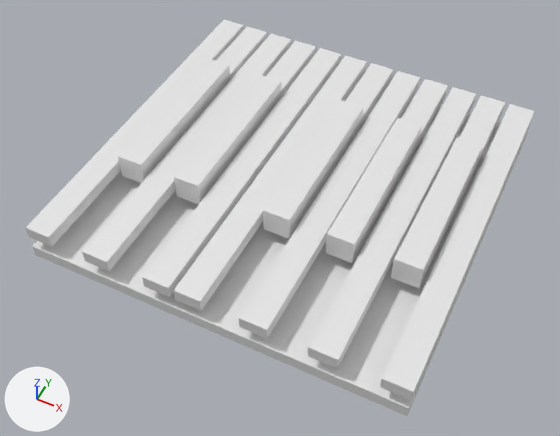
Before and after pictures for a commit that changed the Blender file design/model2.blend.
Both versions are drawn from a 50 mm lens placed at (15.79, -11.88, 21.77), pointed at (7.04, 5.61, -0.09). Arrows for +X, +Y and +Z are at lower left; the lights stay in place. The picture after the commit comes second.

Before the edit, the objects in view are built like this:
```python
ob_cube = bpy.data.objects.new('Cube', me_cube)
ob_cube.location = (0.0, 0.0, 1.0)
ob_cube_001 = bpy.data.objects.new('Cube.001', me_cube_001)
ob_cube_001.location = (2.4, 0.0, 1.0)
ob_cube_002 = bpy.data.objects.new('Cube.002', me_cube_002)
ob_cube_002.location = (4.8, 0.0, 1.0)
ob_cube_003 = bpy.data.objects.new('Cube.003', me_cube_003)
ob_cube_003.location = (6.0, 0.0, 1.0)
ob_cube_004 = bpy.data.objects.new('Cube.004', me_cube_004)
ob_cube_004.location = (8.4, 0.0, 1.0)
ob_cube_005 = bpy.data.objects.new('Cube.005', me_cube_005)
ob_cube_005.location = (10.8, 0.0, 1.0)
ob_cube_006 = bpy.data.objects.new('Cube.006', me_cube_006)
ob_cube_006.location = (13.2, 0.0, 1.0)
ob_cube_008 = bpy.data.objects.new('Cube.008', me_cube_008)
ob_cube_008.location = (1.2, 4.0, 1.0)
ob_cube_010 = bpy.data.objects.new('Cube.010', me_cube_008)
ob_cube_010.location = (7.2, 4.0, 1.0)
# also in view: 'Cube.011' at (10.1, 9.0, 1.5); 'Cube.009' at (4.1, 9.0, 1.5); 'Cube.013' at (7.1, 7.0, 0.25); 'Cube.012' at (12.5, 9.0, 1.5)
```
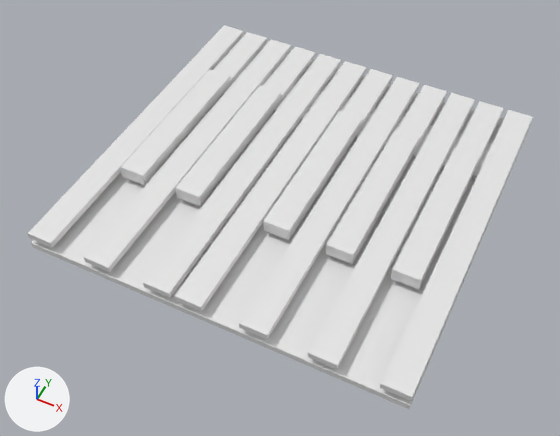
Where the newer file only moved an object's origin or applied its transform, the numbers keep the older frame.

What differs and where, as boxes [x1, y1, x2, y2] in the pictures (560 x 436 px):
'Cube.013', moved, rescaled
    before: [32, 88, 529, 416]
    after: [31, 39, 530, 409]
'Cube.006', moved, rescaled
    before: [380, 104, 535, 400]
    after: [380, 110, 533, 401]
'Cube.005', moved, rescaled
    before: [308, 87, 476, 368]
    after: [308, 93, 475, 369]
'Cube.004', moved, rescaled
    before: [239, 71, 421, 339]
    after: [239, 77, 419, 340]
'Cube.003', moved, rescaled
    before: [173, 55, 367, 311]
    after: [174, 61, 367, 312]
'Cube.002', moved, rescaled
    before: [142, 48, 341, 297]
    after: [144, 54, 341, 298]
'Cube.001', moved, rescaled
    before: [82, 34, 291, 271]
    after: [84, 39, 291, 272]
'Cube', moved, rescaled
    before: [26, 20, 243, 247]
    after: [27, 25, 244, 248]
'Cube.009', moved, rescaled
    before: [174, 41, 316, 205]
    after: [176, 46, 316, 206]
'Cube.010', moved, rescaled
    before: [263, 63, 394, 239]
    after: [263, 69, 393, 240]
'Cube.008', moved, rescaled
    before: [118, 26, 267, 183]
    after: [120, 32, 267, 185]
'Cube.011', moved, rescaled
    before: [326, 79, 448, 263]
    after: [325, 85, 447, 264]
'Cube.012', moved, rescaled
    before: [391, 95, 505, 288]
    after: [391, 101, 503, 289]

The edits, one by one:
Object 'Cube' (ob_cube) moves from (0.0, 0.0, 1.0) to (0.0, 0.0, 0.95).
Object 'Cube' (ob_cube) is rescaled from (1.0, 1.0, 1.0) to (1.0, 1.0, 0.5).
Object 'Cube.001' (ob_cube_001) moves from (2.4, 0.0, 1.0) to (2.4, 0.0, 0.95).
Object 'Cube.001' (ob_cube_001) is rescaled from (1.0, 1.0, 1.0) to (1.0, 1.0, 0.5).
Object 'Cube.002' (ob_cube_002) moves from (4.8, 0.0, 1.0) to (4.8, 0.0, 0.95).
Object 'Cube.002' (ob_cube_002) is rescaled from (1.0, 1.0, 1.0) to (1.0, 1.0, 0.5).
Object 'Cube.003' (ob_cube_003) moves from (6.0, 0.0, 1.0) to (6.0, 0.0, 0.95).
Object 'Cube.003' (ob_cube_003) is rescaled from (1.0, 1.0, 1.0) to (1.0, 1.0, 0.5).
Object 'Cube.004' (ob_cube_004) moves from (8.4, 0.0, 1.0) to (8.4, 0.0, 0.95).
Object 'Cube.004' (ob_cube_004) is rescaled from (1.0, 1.0, 1.0) to (1.0, 1.0, 0.5).
Object 'Cube.005' (ob_cube_005) moves from (10.8, 0.0, 1.0) to (10.8, 0.0, 0.95).
Object 'Cube.005' (ob_cube_005) is rescaled from (1.0, 1.0, 1.0) to (1.0, 1.0, 0.5).
Object 'Cube.006' (ob_cube_006) moves from (13.2, 0.0, 1.0) to (13.2, 0.0, 0.95).
Object 'Cube.006' (ob_cube_006) is rescaled from (1.0, 1.0, 1.0) to (1.0, 1.0, 0.5).
Object 'Cube.008' (ob_cube_008) moves from (1.2, 4.0, 1.0) to (1.2, 4.0, 0.95).
Object 'Cube.008' (ob_cube_008) is rescaled from (1.0, 1.0, 1.0) to (1.0, 1.0, 0.5).
Object 'Cube.009' (ob_cube_009) moves from (3.6, 4.0, 1.0) to (3.6, 4.0, 0.95).
Object 'Cube.009' (ob_cube_009) is rescaled from (1.0, 1.0, 1.0) to (1.0, 1.0, 0.5).
Object 'Cube.010' (ob_cube_010) moves from (7.2, 4.0, 1.0) to (7.2, 4.0, 0.95).
Object 'Cube.010' (ob_cube_010) is rescaled from (1.0, 1.0, 1.0) to (1.0, 1.0, 0.5).
Object 'Cube.011' (ob_cube_011) moves from (9.6, 4.0, 1.0) to (9.6, 4.0, 0.95).
Object 'Cube.011' (ob_cube_011) is rescaled from (1.0, 1.0, 1.0) to (1.0, 1.0, 0.5).
Object 'Cube.012' (ob_cube_012) moves from (12.0, 4.0, 1.0) to (12.0, 4.0, 0.95).
Object 'Cube.012' (ob_cube_012) is rescaled from (1.0, 1.0, 1.0) to (1.0, 1.0, 0.5).
Object 'Cube.013' (ob_cube_013) moves from (0.0, 0.0, 0.0) to (0.0, 0.0, 0.45).
Object 'Cube.013' (ob_cube_013) is rescaled from (1.0, 1.0, 1.0) to (1.0, 1.0, 0.5).
